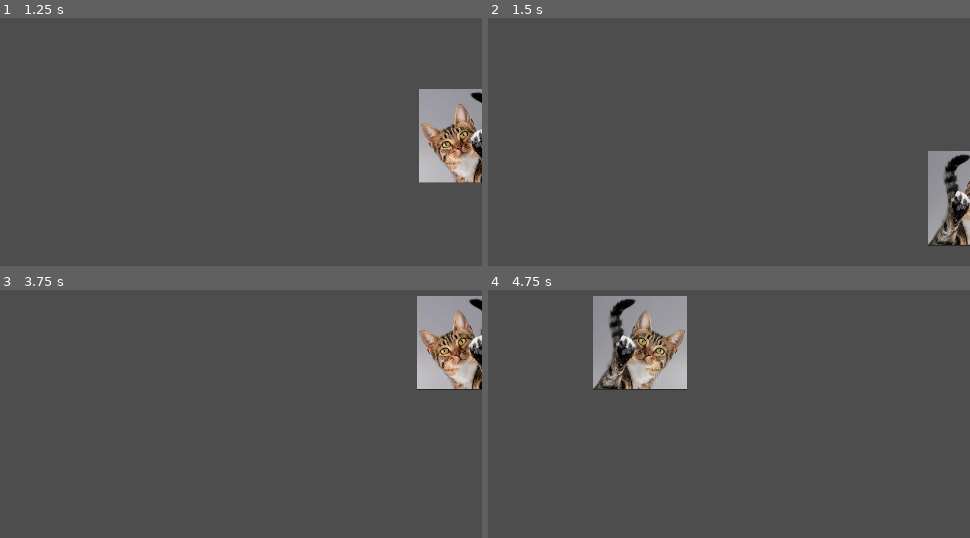
Above: before the commit, frames 1-4 (two rows, left to right).
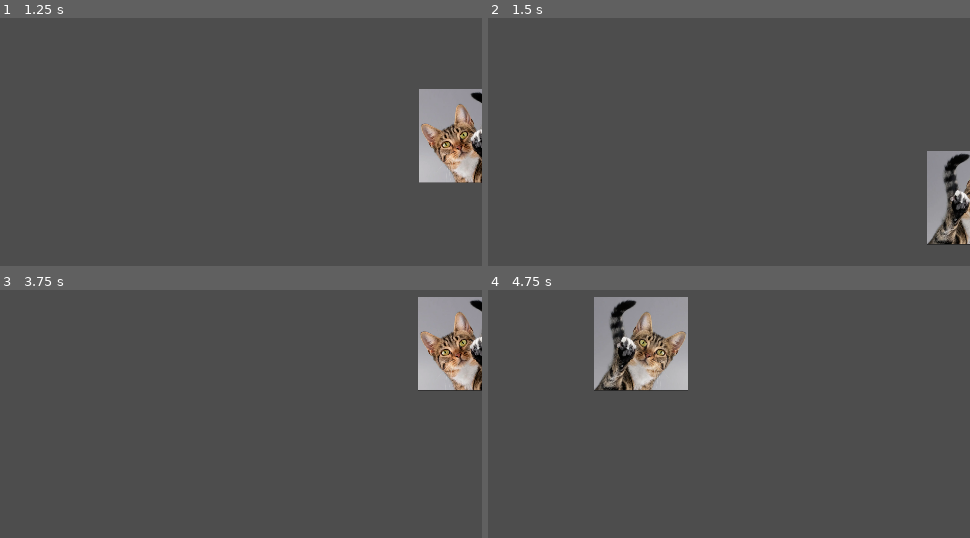
Above: after the commit, the same moments.

Repository: Clepfeed/RPG
Game: Godot game, scene res://Player.tscn
Two runs of this game, one before a commit and one after it. Both use one fixed random seed, a clock stepped at 60 frames per second and the inputs below. The project has no main scene, so this scene is started directly.
Inputs:
- Up to frame 1 (1.25 s): tap Enter at 0.5 s; hold D (move_right) from 0.53 s (still down)
- Up to frame 2 (1.5 s): release D (move_right) at 1.28 s; hold S (move_down) from 1.28 s (still down)
- Up to frame 3 (3.75 s): release S (move_down) at 2.03 s; hold D (move_right) 2.03-2.78 s; tap Space at 2.75 s; hold W (move_up) 2.78-3.53 s; tap Enter at 3.5 s; hold A (move_left) from 3.53 s (still down)
- Up to frame 4 (4.75 s): keep holding A (move_left)

Frame 1 is identical in both runs. In frame 2, 0.7% of the frame differs, in the area x 91-100%, y 53-92%; in frame 3, 1.4%; in frame 4, 2.2%, in the area x 21-42%, y 2-41%.

Commit message:
change delay for speed

Diff:
--- a/Player.tscn
+++ b/Player.tscn
@@ -24,7 +24,7 @@
 [node name="Player" type="Area2D"]
 position = Vector2(833, 442)
 script = ExtResource("1_wnbqd")
-released_delay = 8
+released_delay = 2
 metadata/_edit_group_ = true
 
 [node name="AnimatedSprite2D" type="AnimatedSprite2D" parent="."]
